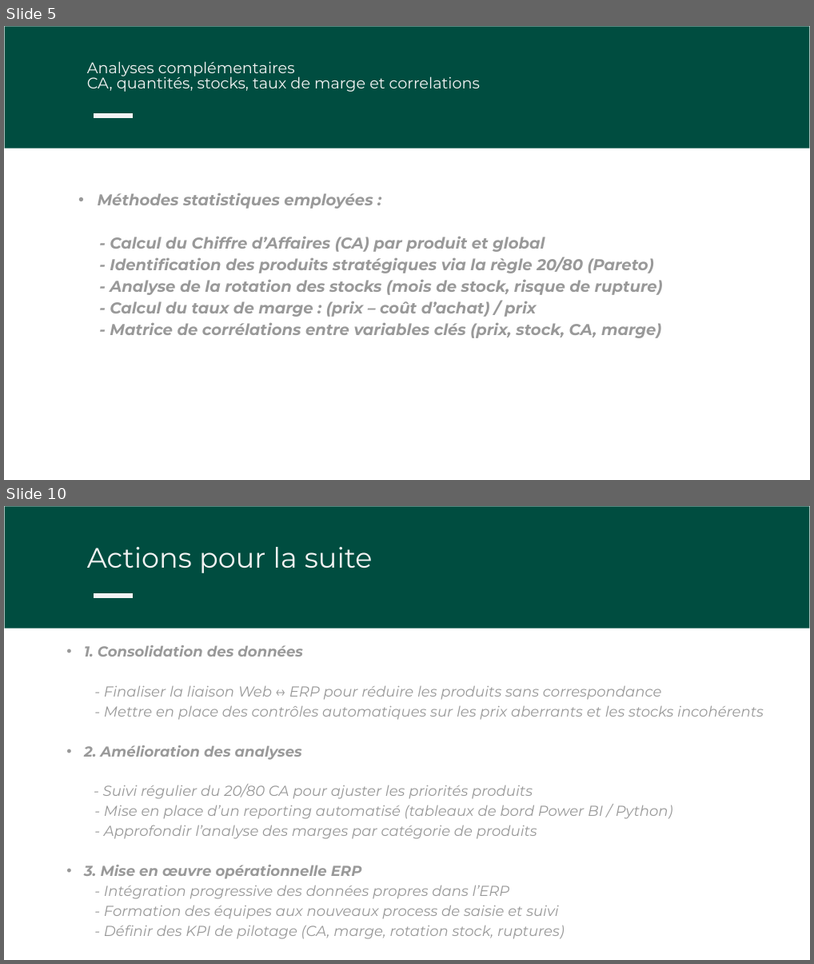
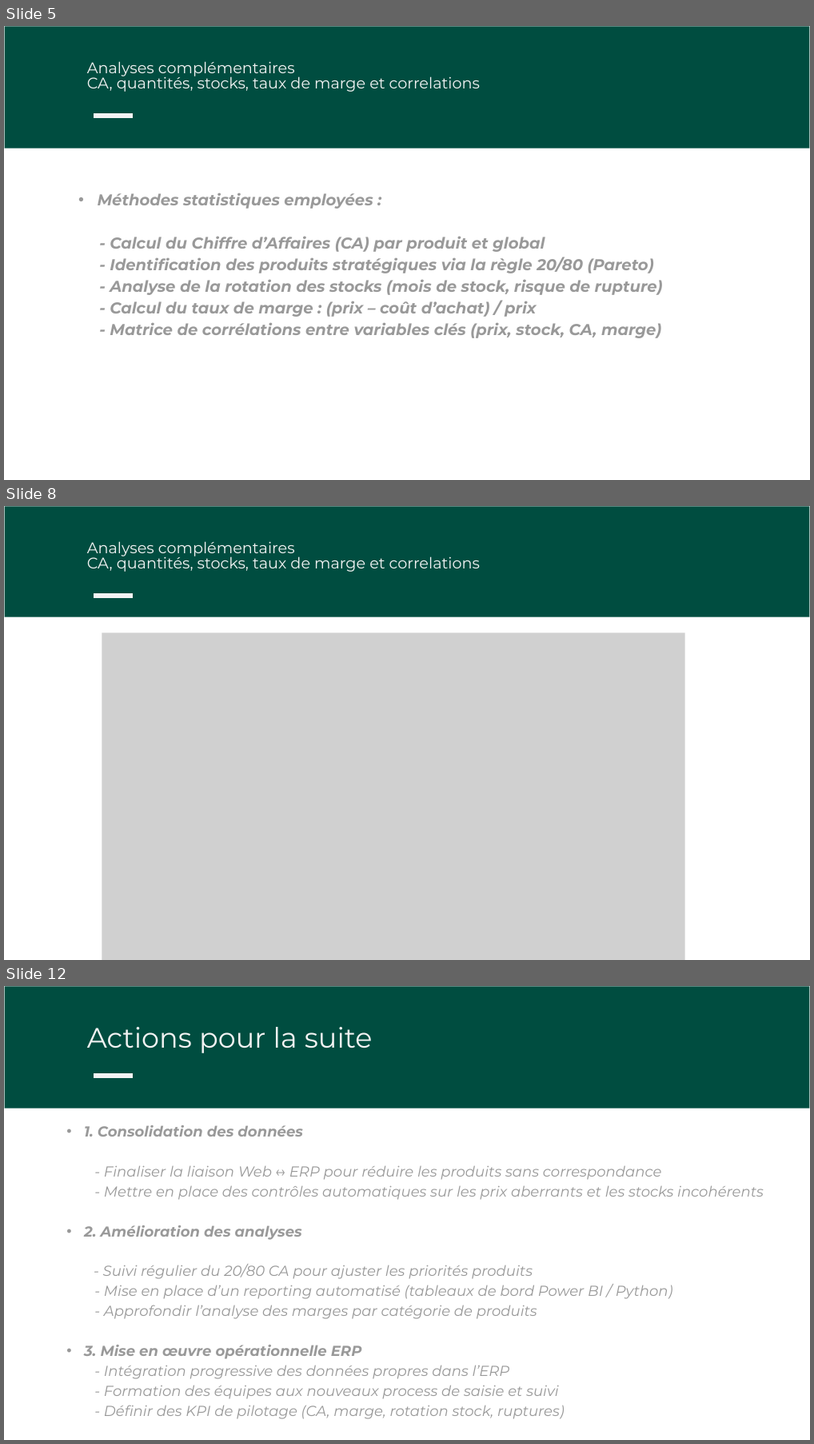
Before and after one commit to hNnicolas/P8_Gestion_donnee_boutique_python, a slide deck: Huang_Nicolas_2_Presentation_Bottleneck_102025.pptx. Shown one above the other, each under a label of ours: slides 5 and 10 before the commit, slides 5, 8 and 12 after it; the slides between them are not shown. The pictures are 814x964 and 814x1444 pixels, drawn with LibreOffice and Linux fonts; fonts in the diff are those of the drawing; grey boxes stand for pictures. Boxes give left, top, right and bottom in pixels: in the first picture for what was removed or moved away, otherwise in the second. Text is boxed around its words. In the diff, an @@ line names an element or a change of style, - is before the commit and + after.

```diff
--- a/Huang_Nicolas_2_Presentation_Bottleneck_102025.pptx
+++ b/Huang_Nicolas_2_Presentation_Bottleneck_102025.pptx
@@ slide 8 added at bbox=[4, 506, 810, 960], background #FFFFFF @@
@@ freeform shape added at bbox=[4, 506, 810, 617], fill #004D40 @@
@@ freeform shape added at bbox=[4, 506, 810, 618], fill #FFFFFF @@
@@ text added at bbox=[87, 541, 480, 572], 27.5 pt, text #F3F3F3 @@
+Analyses complémentaires
+CA, quantités, stocks, taux de marge et correlations
@@ freeform shape added at bbox=[93, 593, 133, 598], fill #F3F3F3 @@
@@ picture added at bbox=[102, 632, 686, 960] @@
@@ what was slide 10 is now slide 12 @@
```
Also in this commit, not shown: 5 slides changed, 1 other slide added, 15 other files.
